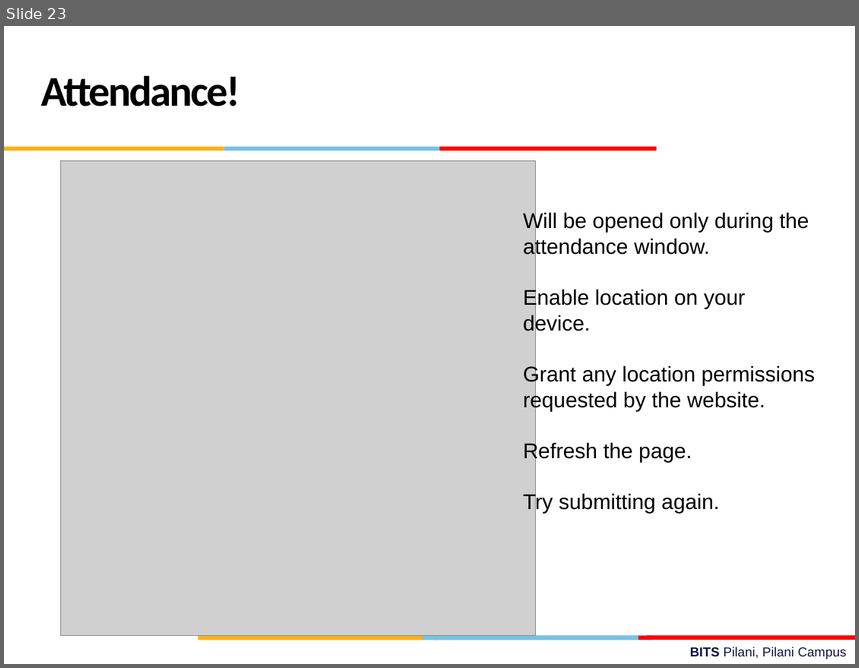
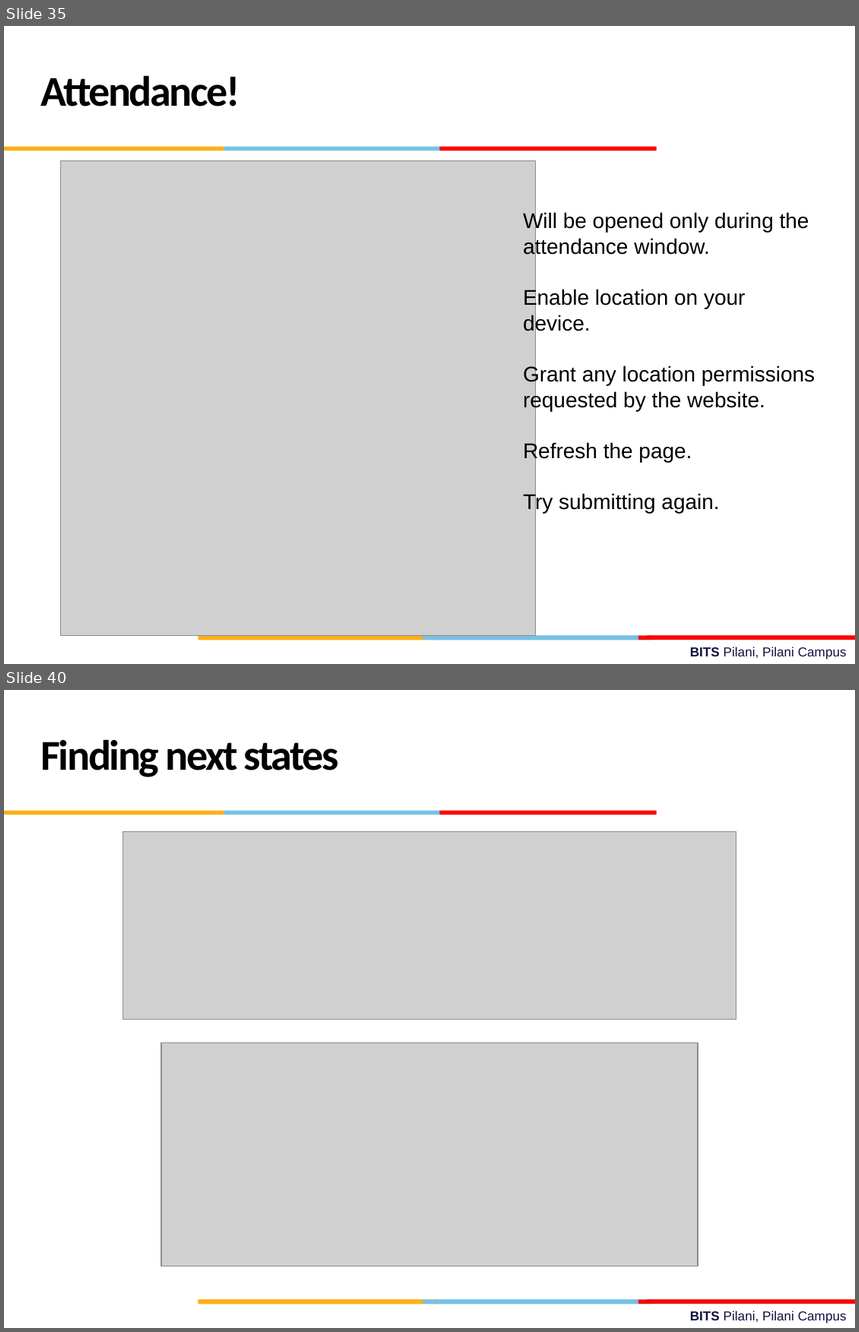
Before and after one commit to csndl-iitd/f2152025, a slide deck: Lec-14-15.pptx. Shown one above the other, each under a label of ours: slide 23 before the commit, slides 35 and 40 after it; the slides between them are not shown. The pictures are 859x668 and 859x1332 pixels, drawn with LibreOffice and Linux fonts; fonts in the diff are those of the drawing; grey boxes stand for pictures; background and template pictures are left out. Boxes give left, top, right and bottom in pixels: in the first picture for what was removed or moved away, otherwise in the second. Text is boxed around its words. In the diff, an @@ line names an element or a change of style, - is before the commit and + after.

```diff
--- a/Lec-14-15.pptx
+++ b/Lec-14-15.pptx
@@ slide 40 added at <box>4,690,855,1328</box>, background #FFFFFF; not listed: 10 template elements that a slide beside it also shows @@
@@ text added at <box>41,739,339,777</box>, 36 pt, text #000000, bold @@
+Finding next states
@@ picture added at <box>123,832,737,1021</box> @@
@@ picture added at <box>161,1043,698,1267</box> @@
@@ what was slide 23 is now slide 35 @@
```
Also in this commit, not shown: 11 other slides added.
